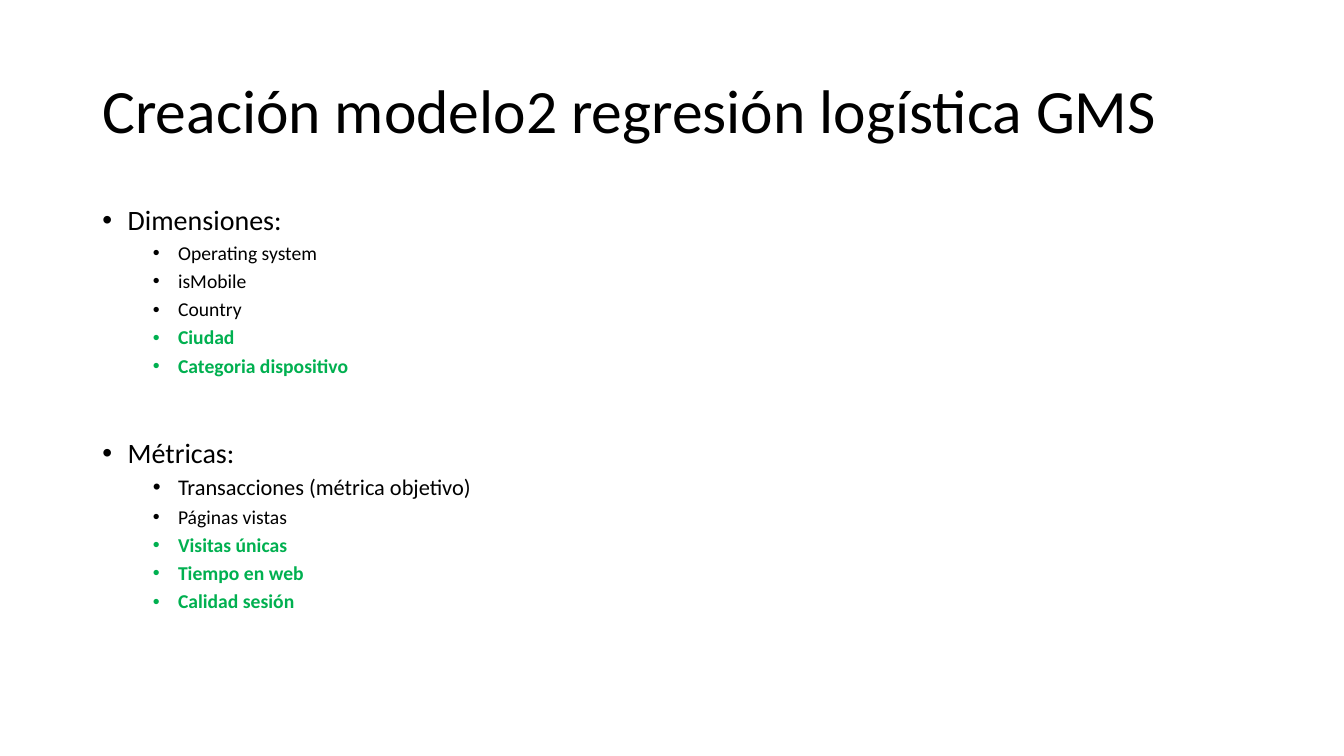
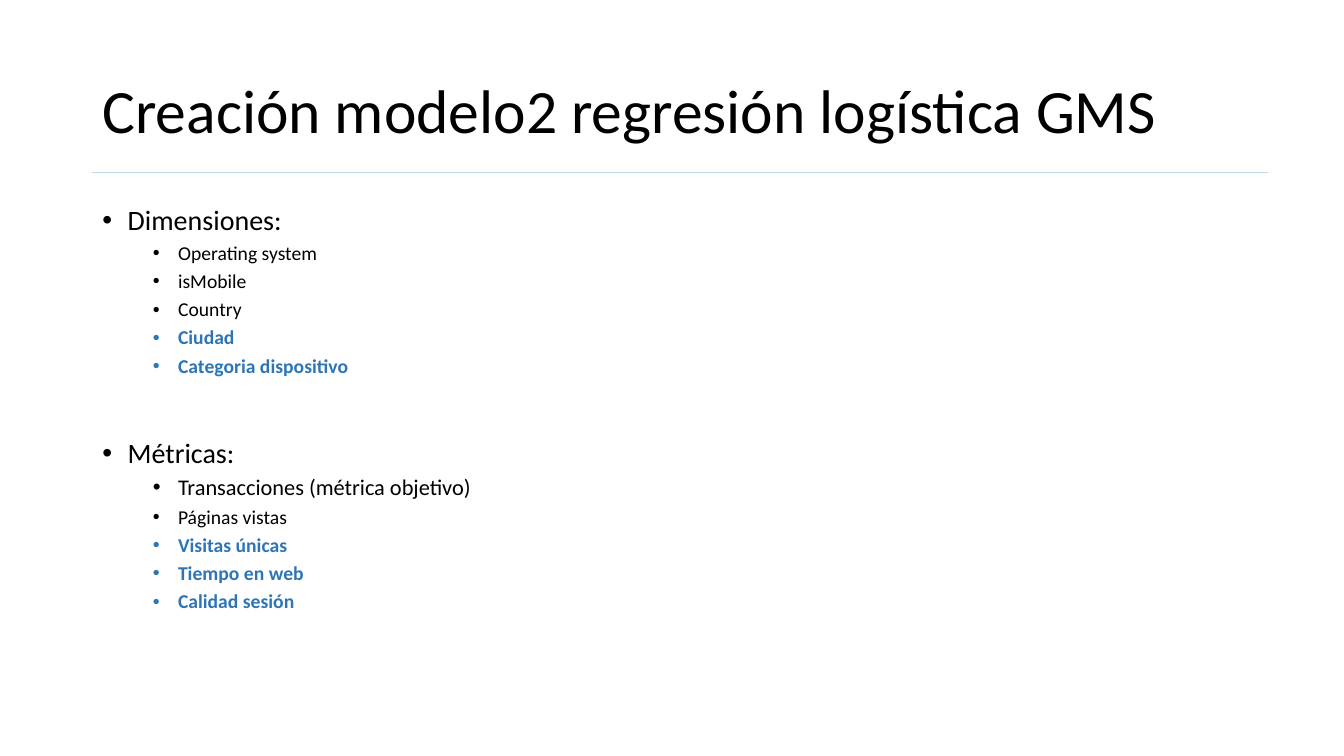
Before and after one commit to dptomarketingjme/TFM, a slide deck: slide 13 of presentacionTFM.pptx. Drawn at 1344x756 pixels with LibreOffice and Linux fonts; fonts in the diff are those of the drawing. Boxes give left, top, right and bottom in pixels: in the first picture for what was removed or moved away, otherwise in the second. Text is boxed around its words. In the diff, an @@ line names an element or a change of style, - is before the commit and + after.

```diff
--- a/presentacionTFM.pptx
+++ b/presentacionTFM.pptx
@@ line added from (93, 172) to (1268, 172), #BDD7EE 0.5 pt @@
@@ text at [178,330,348,377]: text colour #00B050 to #2E75B6 in "Ciudad", "Categoria dispositivo" @@
@@ text at [178,538,304,608]: text colour #00B050 to #2E75B6 in "Visitas únicas", "Tiempo en web", "Calidad sesión" @@
```
Also in this commit, not shown: 12 other slides changed.
